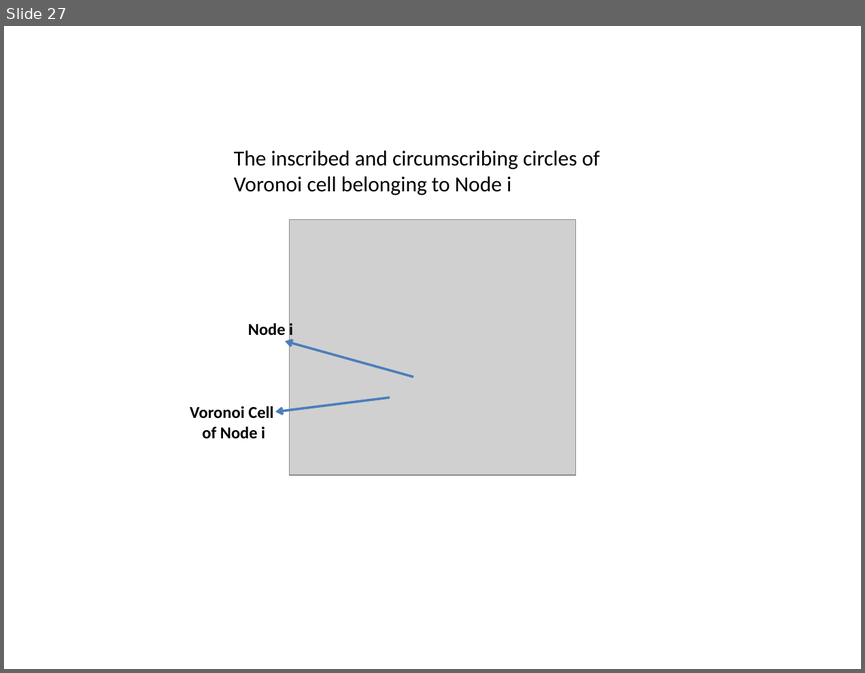
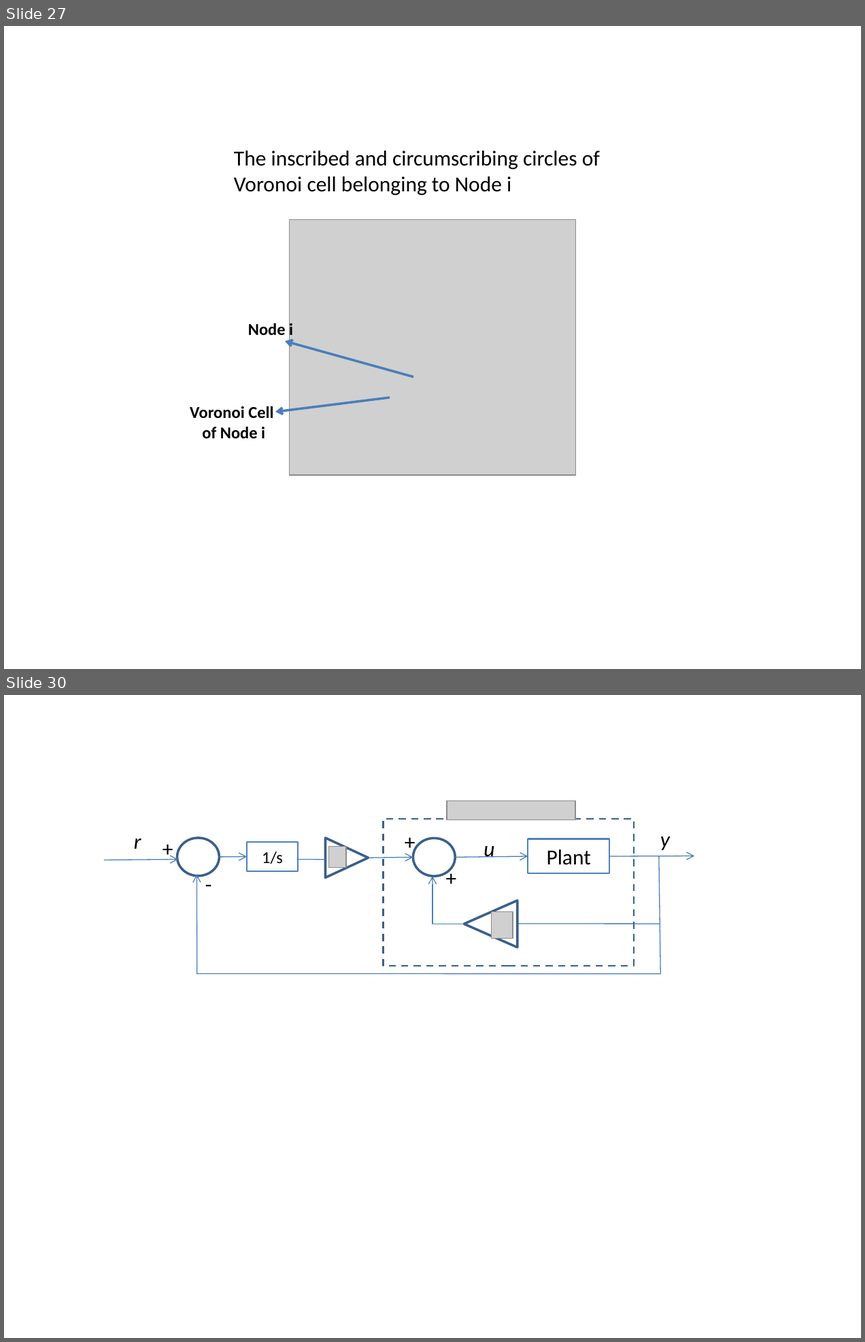
Before and after one commit to kadir4172/formation_control, a slide deck: Tez Çizimleri.pptx. Shown one above the other, each under a label of ours: slide 27 before the commit, slides 27 and 30 after it; the slides between them are not shown. The pictures are 865x673 and 865x1342 pixels, drawn with LibreOffice and Linux fonts; fonts in the diff are those of the drawing; grey boxes stand for pictures; background and template pictures are left out. Boxes give left, top, right and bottom in pixels: in the first picture for what was removed or moved away, otherwise in the second. Text is boxed around its words. In the diff, an @@ line names an element or a change of style, - is before the commit and + after.

```diff
--- a/Tez Çizimleri.pptx
+++ b/Tez Çizimleri.pptx
@@ slide 30 added at box(4, 695, 861, 1338), background #FFFFFF @@
@@ picture added at box(447, 800, 575, 819) @@
@@ text added at box(154, 830, 175, 864), 18 pt, text #000000 @@
++
@@ rectangle added at box(383, 818, 633, 966), outline #3A5F8C 1.5 pt dashed @@
@@ text added at box(396, 824, 418, 859), 18 pt, text #000000 @@
++
@@ text added at box(660, 836, 670, 850), 18 pt, text #000000, italic @@
+y
@@ text added at box(134, 838, 141, 849), 18 pt, text #000000, italic @@
+r
@@ ellipse added at box(177, 838, 219, 876), outline #3A5F8C 2 pt @@
@@ arrow added from (219, 857) to (247, 857), #4B7EBC 0.75 pt @@
@@ rectangle added at box(247, 843, 298, 872), outline #4F81BD 1.25 pt, 14 pt, text #000000 @@
+1/s
@@ triangle added at box(325, 838, 368, 877), outline #3A5F8C 2 pt @@
@@ picture added at box(329, 846, 346, 867) @@
@@ arrow added from (368, 858) to (413, 857), #4B7EBC 0.75 pt @@
@@ ellipse added at box(413, 838, 455, 876), outline #3A5F8C 2 pt @@
@@ arrow added from (455, 857) to (528, 856), #4B7EBC 0.75 pt @@
@@ text added at box(483, 846, 494, 858), 18 pt, text #000000, italic @@
+u
@@ rectangle added at box(528, 839, 609, 873), outline #4F81BD 1.25 pt, 18 pt, text #000000 @@
+Plant
@@ arrow added from (610, 856) to (695, 856), #4B7EBC 0.75 pt @@
@@ line added from (659, 856) to (660, 974), #4B7EBC 0.75 pt @@
@@ arrow added from (104, 860) to (178, 860), #4B7EBC 0.75 pt @@
@@ arrow added from (197, 974) to (197, 874), #4B7EBC 0.75 pt @@
@@ text added at box(197, 866, 218, 900), 18 pt, text #000000 @@
+-
@@ line added from (297, 860) to (325, 860), #4B7EBC 0.75 pt @@
@@ elbow arrow added from (464, 923) to (432, 876), #4B7EBC 0.75 pt @@
@@ text added at box(438, 860, 459, 895), 18 pt, text #000000 @@
++
@@ triangle added at box(464, 900, 517, 947), outline #3A5F8C 2 pt @@
@@ picture added at box(492, 912, 513, 938) @@
@@ line added from (660, 923) to (517, 923), #4B7EBC 0.75 pt @@
@@ line added from (661, 974) to (197, 974), #4B7EBC 0.75 pt @@
```
Also in this commit, not shown: 3 other slides added, 6 other files.
